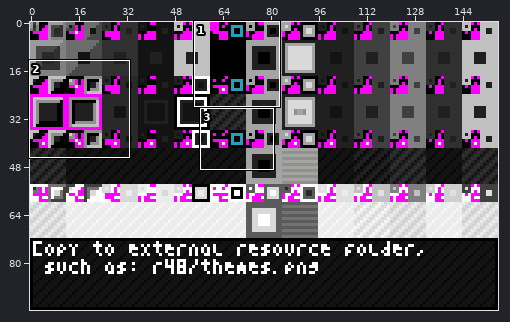
Two versions of one sprite sheet, src/main/resources/assets/themes.png. The first picture is a wide view before the edit; the outline marks the close-up.
Close-up. Before:
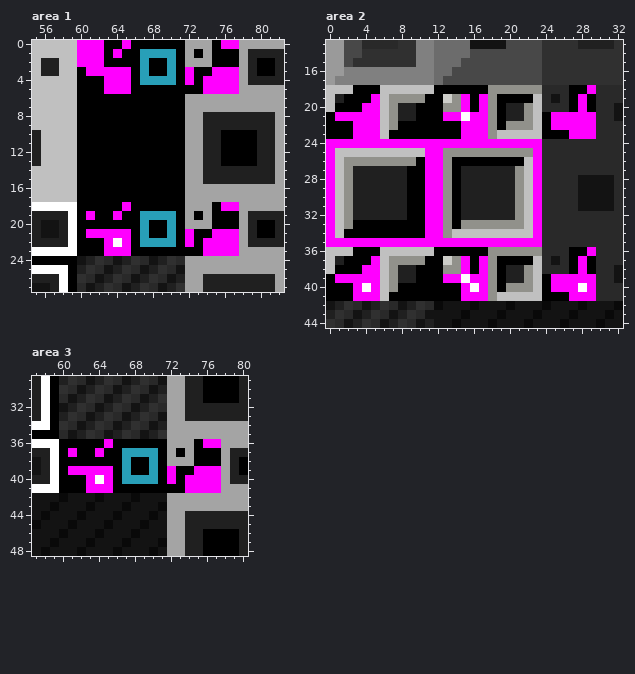
The file is 156x96 pixels. Colours within 5 levels of each other are drawn and written as one. Shown: area 1: x 55..82, y 0..27; area 2: x 0..32, y 13..44; area 3: x 57..80, y 29..48. The commit also changed other parts of the picture, which this record leaves out.
After:
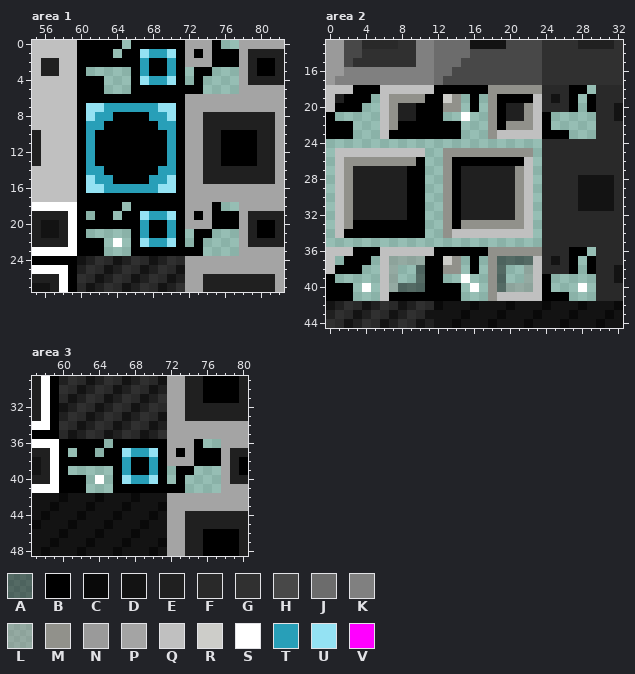
Palette (. is transparent): A #00000071  B #000000  C #090909  D #131313  E #202020  F #292929  G #303030  H #484848  J #6c6c6c  K #808080  L #91918b71  M #91918b  N #9a9a9a  P #a4a4a4  Q #c0c0c0  R #cdcdc9  S #ffffff  T #289fb8  U #94e2f3  V #ff00ff
The edit:
Changed rows in their new state; - is an unchanged pixel.
Area 1:
first column x 60:
 0 BBB--.----------..
 1 BBB-.--U--U-------
 2 BBB---------------
 3 -.....------.--...
 4 ---...-U--U-.-....
 5 ---...--------....
 7 -UUTTTTTTUU-------
 8 -UTT----TTU-------
 9 -TT------TT-------
10 -T--------T-------
11 -T--------T-------
12 -T--------T-------
13 -T--------T-------
14 -TT------TT-------
15 -UTT----TTU-------
16 -UUTTTTTTUU-------
18 -----.----------..
19 -.--.--U--U-------
21 -.....------.--...
22 ---.-.-U--U-.-....
23 ---...--------....
Area 2:
first column x 0:
18 -----------------------------.
19 -----.---------.-.----------.-
20 ----..---------.-.----------.-
21 -.....-------..-..-------.....
22 ---...---------...-------.....
23 ---...---------...---------...
24 ........................------
25 .----------..----------.------
26 .----------..----------.------
27 .----------..----------.------
28 .----------..----------.------
29 .----------..----------.------
30 .----------..----------.------
31 .----------..----------.------
32 .----------..----------.------
33 .----------..----------.------
34 .----------..----------.------
35 ........................------
36 -----------------------------.
37 -.---.-LLLL----.-.-AAAA-----.-
38 ----..-L..A----.-.-A..L-----.-
39 -.....-L..A--..-..-A..L--.....
40 ---.-.-LAAA----.-.-ALLL--...-.
41 ---...---------...---------...
Area 3:
first column x 61:
36 ----.----------..
37 .--.--U--U-------
39 .....------.--...
40 --.-.-U--U-.-....
41 --...--------....
Pixel boxes of the changes (left, top, right, bottom) in both close-ups:
changed: (77, 40, 239, 256)
changed: (326, 85, 596, 301)
changed: (68, 439, 221, 493)
